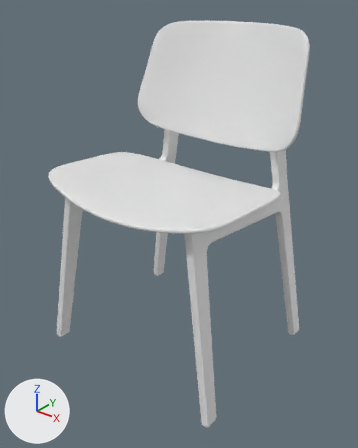
One commit to the Blender file chair.blend: the scene before it, then after it.
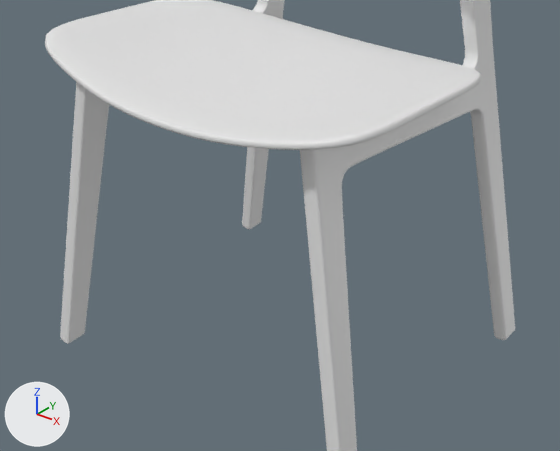
Old and new are each drawn whole from a 50 mm camera at (3.45, -4.51, 4.52) aimed at (-0.08, -0.11, 1.8) and again close up on the part from 7% to 90% of the width and 34% to 88% of the height. The axes (+X, +Y, +Z) are drawn at lower left. The lights are the same throughout.

Names of what the first close-up shows: 'Leg', 'Seat'.
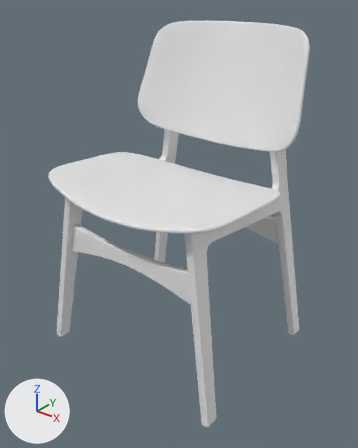
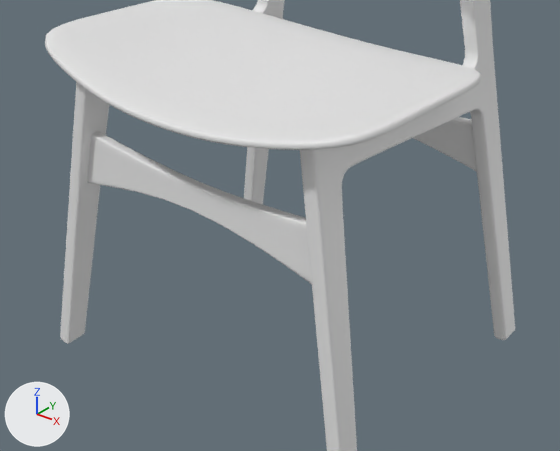
What differs and where, as boxes (x1, y1, x2, y2) in the close-ups (560 x 451 px):
'Brace - Front', added: after (87, 131, 312, 284)
'Brace - Rear', added: after (413, 117, 477, 171)

The change, as a diff of the scene's bpy script:
```diff
--- a/chair.blend.py
+++ b/chair.blend.py
@@ me_cube_003 @@
+me_cube_003.from_pydata([(-0.425, -0.045, 0.016), (-0.425, -0.036, 0.055), (-0.425, 0.032, 0.016), (-0.425, 0.04, 0.055), (0.587, -0.038, -0.246), (0.521, -0.038, 0.15), (0.588, 0.038, -0.246), (0.522, 0.038, 0.15), (-0.425, -0.036, 0.033), (-0.425, 0.04, 0.033), (0.525, 0.038, 0.133), (0.524, -0.038, 0.133), (-0.425, 0.032, 0.036), (0.585, 0.038, -0.225), (0.584, -0.038, -0.225), (-0.425, -0.038, -0.056)], [], [(9, 3, 7, 10), (10, 7, 5, 11), (11, 5, 1, 8), (2, 6, 4, 0), (7, 3, 1, 5), (14, 11, 8, 15), (13, 10, 11, 14), (12, 9, 10, 13), (2, 12, 13, 6), (6, 13, 14, 4), (4, 14, 15, 0)])
+me_cube_003.polygons.foreach_set('use_smooth', [True] * 11)
@@ me_cube_002 @@
+me_cube_002.from_pydata([(-0.425, -0.045, 0.016), (-0.425, -0.036, 0.055), (-0.425, 0.032, 0.016), (-0.425, 0.04, 0.055), (0.575, -0.038, -0.246), (0.509, -0.038, 0.15), (0.577, 0.038, -0.246), (0.511, 0.038, 0.15), (-0.425, -0.036, 0.033), (-0.425, 0.04, 0.033), (0.513, 0.038, 0.133), (0.512, -0.038, 0.133), (-0.425, 0.032, 0.036), (0.573, 0.038, -0.225), (0.572, -0.038, -0.225), (-0.425, -0.038, -0.056)], [], [(9, 3, 7, 10), (10, 7, 5, 11), (11, 5, 1, 8), (2, 6, 4, 0), (7, 3, 1, 5), (14, 11, 8, 15), (13, 10, 11, 14), (12, 9, 10, 13), (2, 12, 13, 6), (6, 13, 14, 4), (4, 14, 15, 0)])
+me_cube_002.polygons.foreach_set('use_smooth', [True] * 11)
@@ ob_brace___rear @@
+ob_brace___rear = bpy.data.objects.new('Brace - Rear', me_cube_003)
+ob_brace___rear.location = (0.279, 0.939, 1.59)
+ob_brace___rear.rotation_euler = (0.0563, 0.0, 0.0)  # degrees (3.2, 0, 0)
+_m = ob_brace___rear.modifiers.new('Mirror', 'MIRROR')
+_m.use_clip = True
+_m.mirror_object = ob_seat
+_m = ob_brace___rear.modifiers.new('Subdivision', 'SUBSURF')
+_m.levels = 3
+_m.render_levels = 3
@@ ob_brace___front @@
+ob_brace___front = bpy.data.objects.new('Brace - Front', me_cube_002)
+ob_brace___front.location = (0.279, -0.944, 1.651)
+ob_brace___front.rotation_euler = (-0.0736, 0.0, 0.0)  # degrees (-4.2, 0, 0)
+_m = ob_brace___front.modifiers.new('Mirror', 'MIRROR')
+_m.use_clip = True
+_m.mirror_object = ob_seat
+_m = ob_brace___front.modifiers.new('Subdivision', 'SUBSURF')
+_m.levels = 3
+_m.render_levels = 3
```
